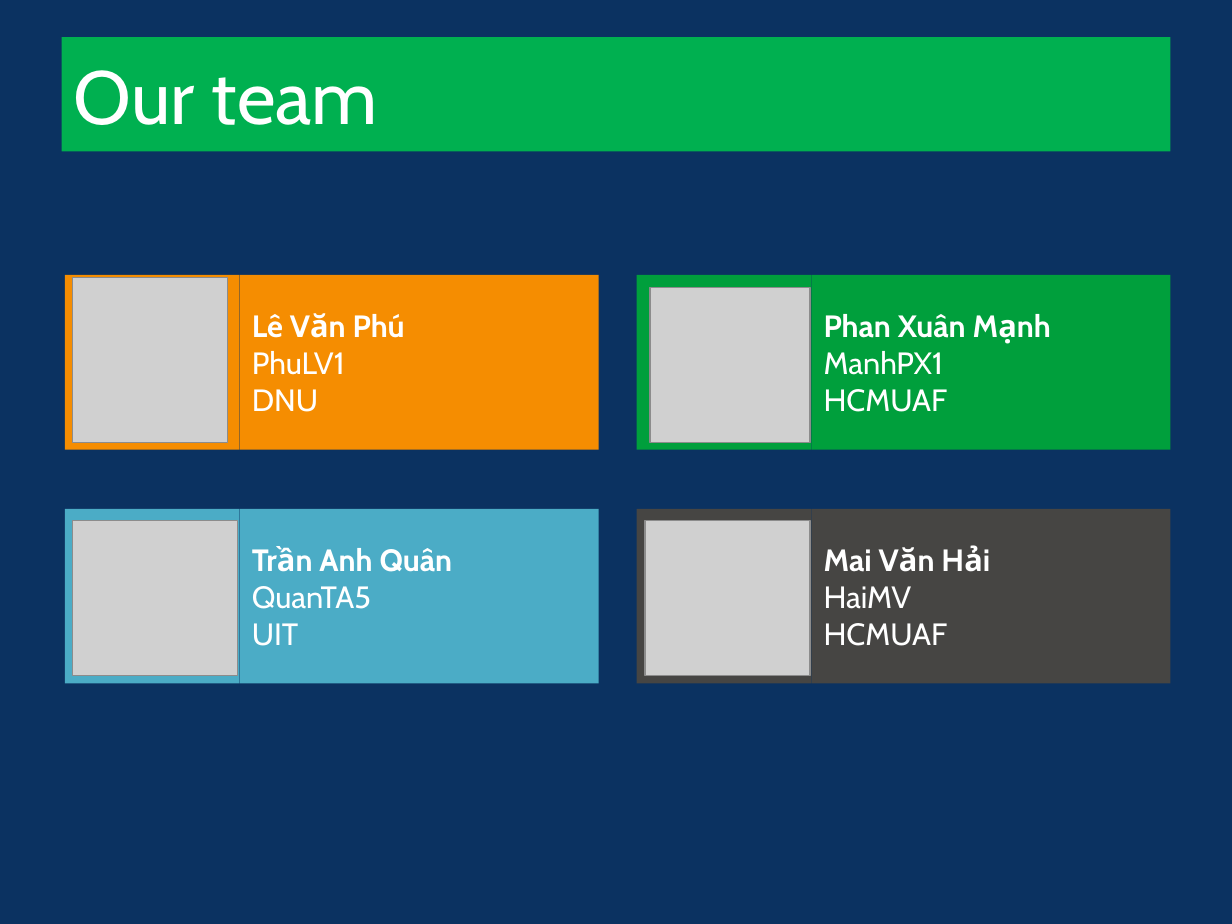
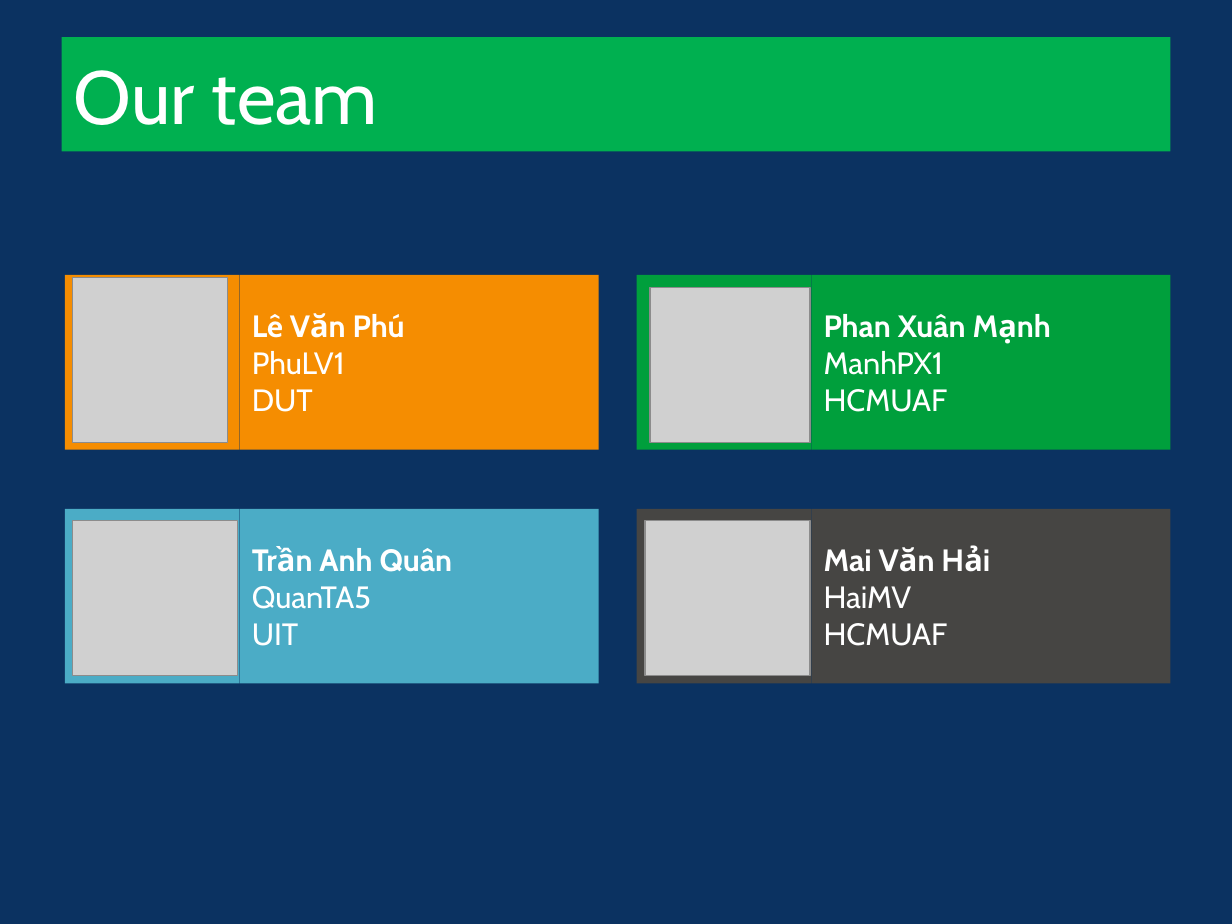
Before and after one commit to heartsmile/ATM_HMPQ, a slide deck: slide 3 of doc/ATM slide.pptx. Drawn at 1232x924 pixels with LibreOffice and Linux fonts; fonts in the diff are those of the drawing; grey boxes stand for pictures; background and template pictures are left out. Boxes give left, top, right and bottom in pixels: in the first picture for what was removed or moved away, otherwise in the second. Text is boxed around its words. In the diff, an @@ line names an element or a change of style, - is before the commit and + after.

```diff
--- a/doc/ATM slide.pptx
+++ b/doc/ATM slide.pptx
@@ text in rectangle at bbox=[252, 389, 313, 412]: text changed @@
-DNU
+DUT
```
Also in this commit, not shown: 1 slide added, 1 other file.
